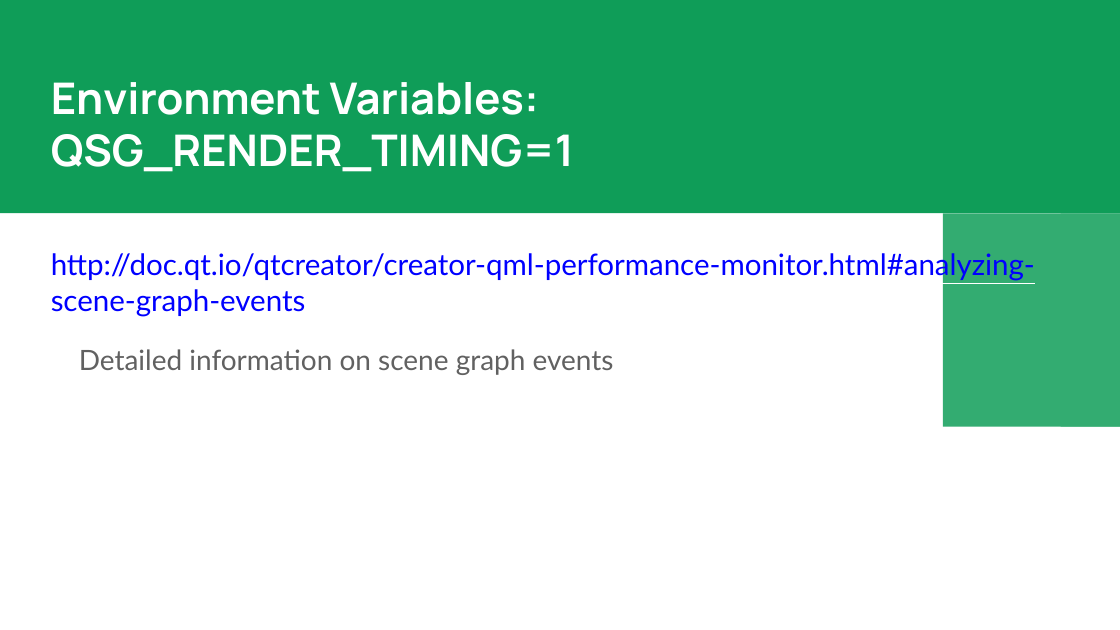
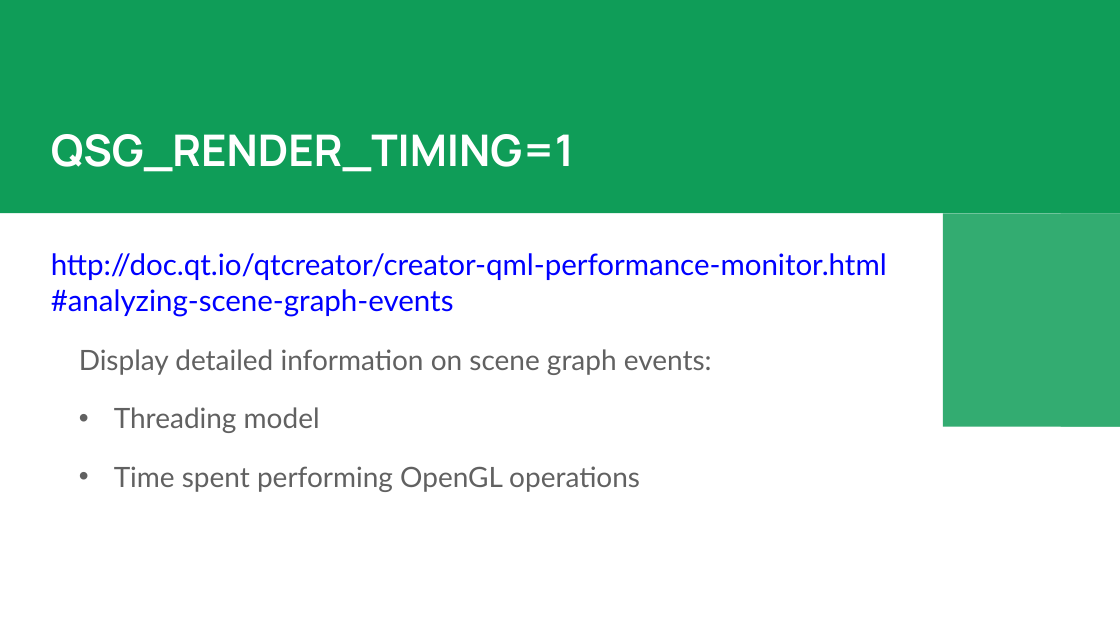
Before and after one commit to ocqt/2017-07-Profiling-QML, a slide deck: slide 11 of Profiling QML.pptx (slide 9 before the commit). Drawn at 1120x630 pixels with LibreOffice and Linux fonts; fonts in the diff are those of the drawing. Boxes give left, top, right and bottom in pixels: in the first picture for what was removed or moved away, otherwise in the second. Text is boxed around its words. In the diff, an @@ line names an element or a change of style, - is before the commit and + after.

```diff
--- a/Profiling QML.pptx
+++ b/Profiling QML.pptx
@@ text at (x1=51, y1=134, x2=574, y2=172): text changed @@
-Environment Variables:
-QSG_RENDER_TIMING=1
+QSG_RENDER_TIMING=1
@@ text at (x1=51, y1=253, x2=887, y2=492): text changed; size 19 to 18 pt; text colour #0000FF to #616161 @@
-http://doc.qt.io/qtcreator/creator-qml-performance-monitor.html#analyzing-scene-graph-events
-Detailed information on scene graph events
+http://doc.qt.io/qtcreator/creator-qml-performance-monitor.html
+#analyzing-scene-graph-events
+Display detailed information on scene graph events:
+• Threading model
+• Time spent performing OpenGL operations
```
Also in this commit, not shown: 6 other slides changed, 3 slides added, 1 slide removed, 2 other files.
